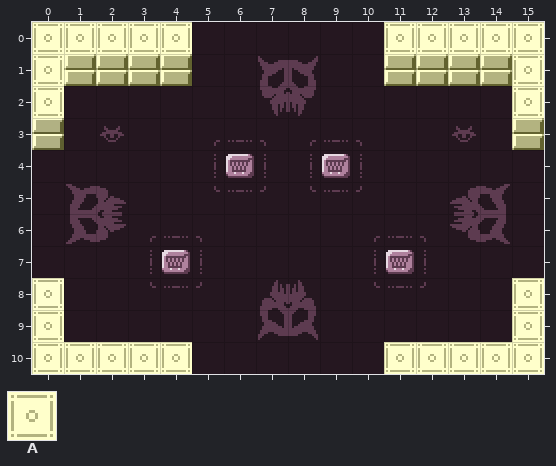
Level history. Tiled map: art/rooms/Shop_Standard.tmx. The picture above was drawn from the file before the commit.
Cells are 16x16 px. Shown: x 0..15, y 0..10.
Key: from "Attributes": A 2.
_ is an empty cell, # one hidden under a higher layer.
Layers that did not change in this view are not listed.
Layer "Attributes" before, first column x 0:
 0 AAAAA######AAAAA
 1 AAAAA######AAAAA
 2 A______________A
 3 #______________#
 4 #______________#
 5 #______________#
 6 #______________#
 7 #______________#
 8 #______________#
 9 A______________A
10 AAAAA######AAAAA
New version:
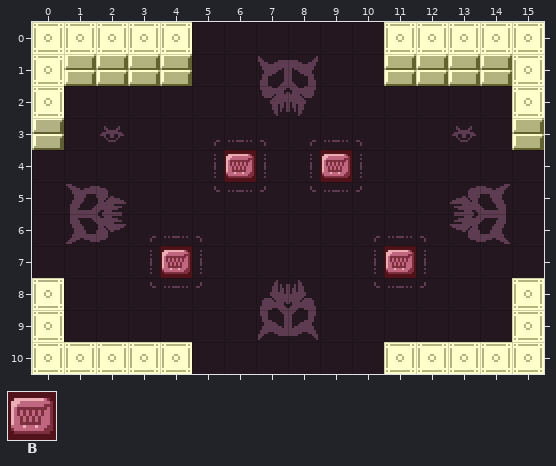
Further tiles: from "Attributes": B 3.
See-through tiles are keyed as they look on the map.
The edit:
Layer "Attributes":
y 4: x 6 _ -> B; x 9 _ -> B
y 7: x 4 _ -> B; x 11 _ -> B
Boxes around the changes in both pictures, in picture pixels (x1, y1, x2, y2):
added: (224, 150, 256, 182)
added: (320, 150, 352, 182)
added: (160, 246, 192, 278)
added: (384, 246, 416, 278)
